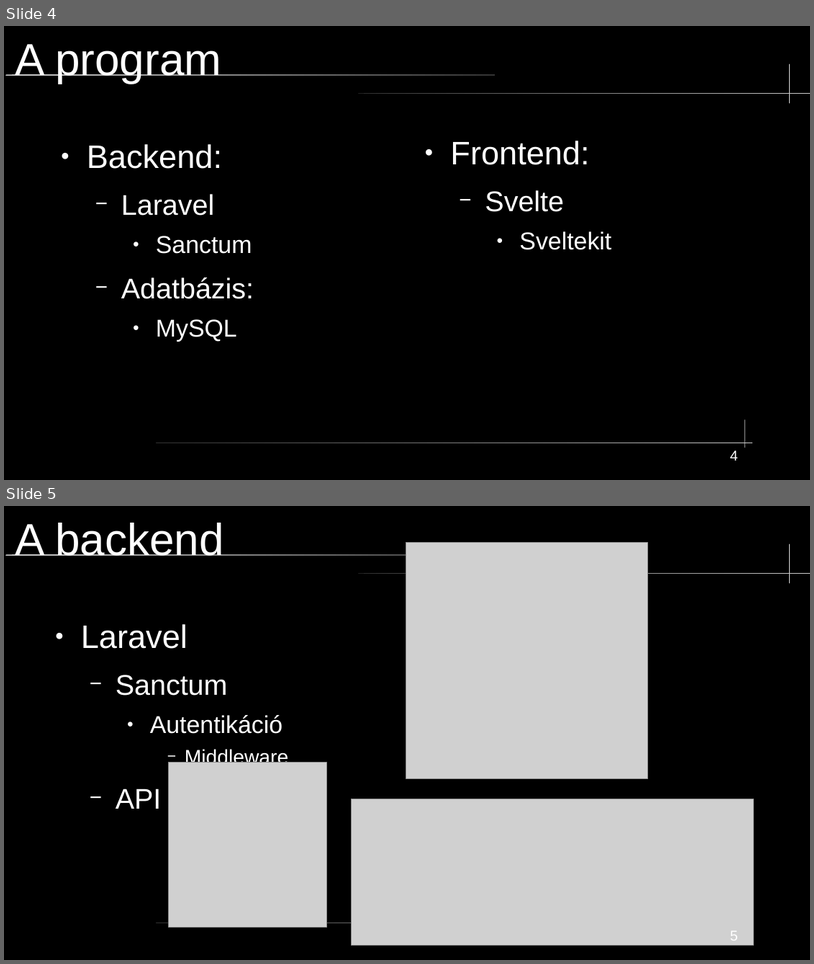
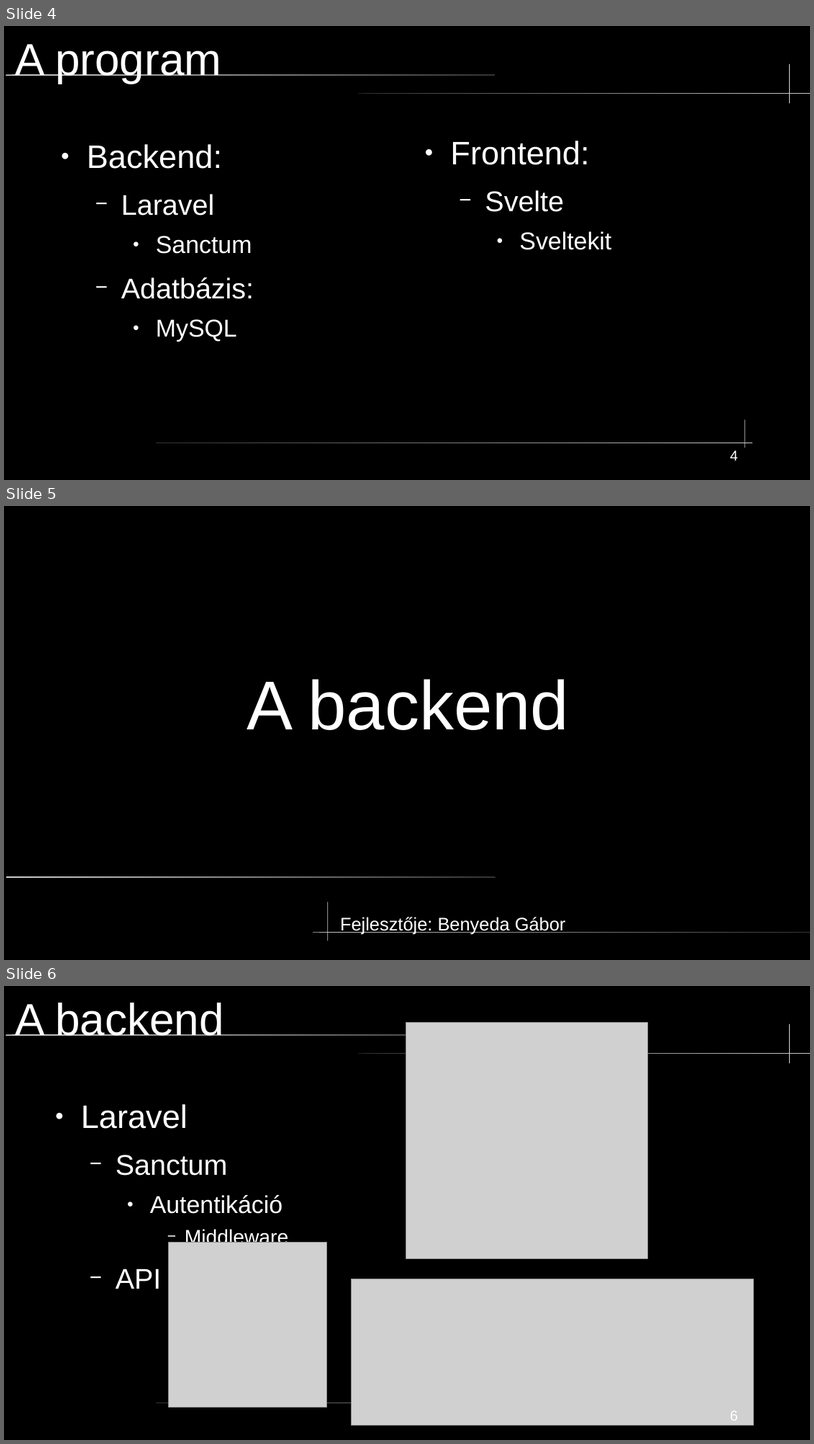
Before and after one commit to mikobalint-szbi/PawnHub, a slide deck: [Developer]/PPT/technikai prezentáció.odp. Shown one above the other, each under a label of ours: slides 4 and 5 before the commit, slides 4, 5 and 6 after it. The pictures are 814x964 and 814x1444 pixels, drawn with LibreOffice and Linux fonts; fonts in the diff are those of the drawing; grey boxes stand for pictures. Boxes give left, top, right and bottom in pixels: in the first picture for what was removed or moved away, otherwise in the second. Text is boxed around its words. In the diff, an @@ line names an element or a change of style, - is before the commit and + after.

```diff
--- a/[Developer]/PPT/technikai prezentáció.odp
+++ b/[Developer]/PPT/technikai prezentáció.odp
@@ slide 5 added at [4,506,810,960], background #000000 @@
@@ title added at [247,679,569,730], 68 pt, text #FFFFFF @@
+A backend
@@ rounded rectangle added at [6,876,496,878], fill gradient #CCCCCC to #333333 @@
@@ freeform shape added at [327,902,328,941], fill #CCCCCC @@
@@ rounded rectangle added at [313,932,810,933], fill gradient #CCCCCC to #333333 @@
@@ text added at [340,916,566,934], 18 pt, text #FFFFFF @@
+Fejlesztője: Benyeda Gábor
@@ what was slide 5 is now slide 6 @@
```
Also in this commit, not shown: 2 slides changed, 4 other slides added.
